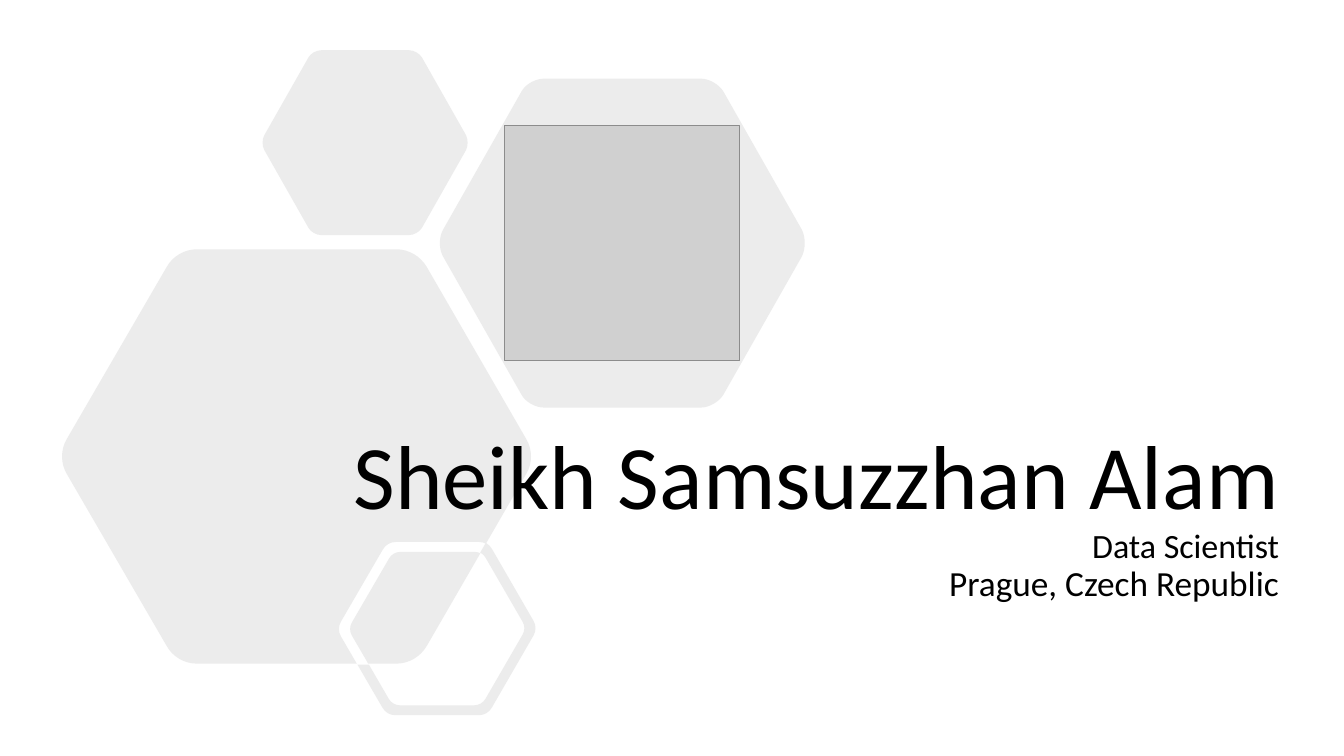
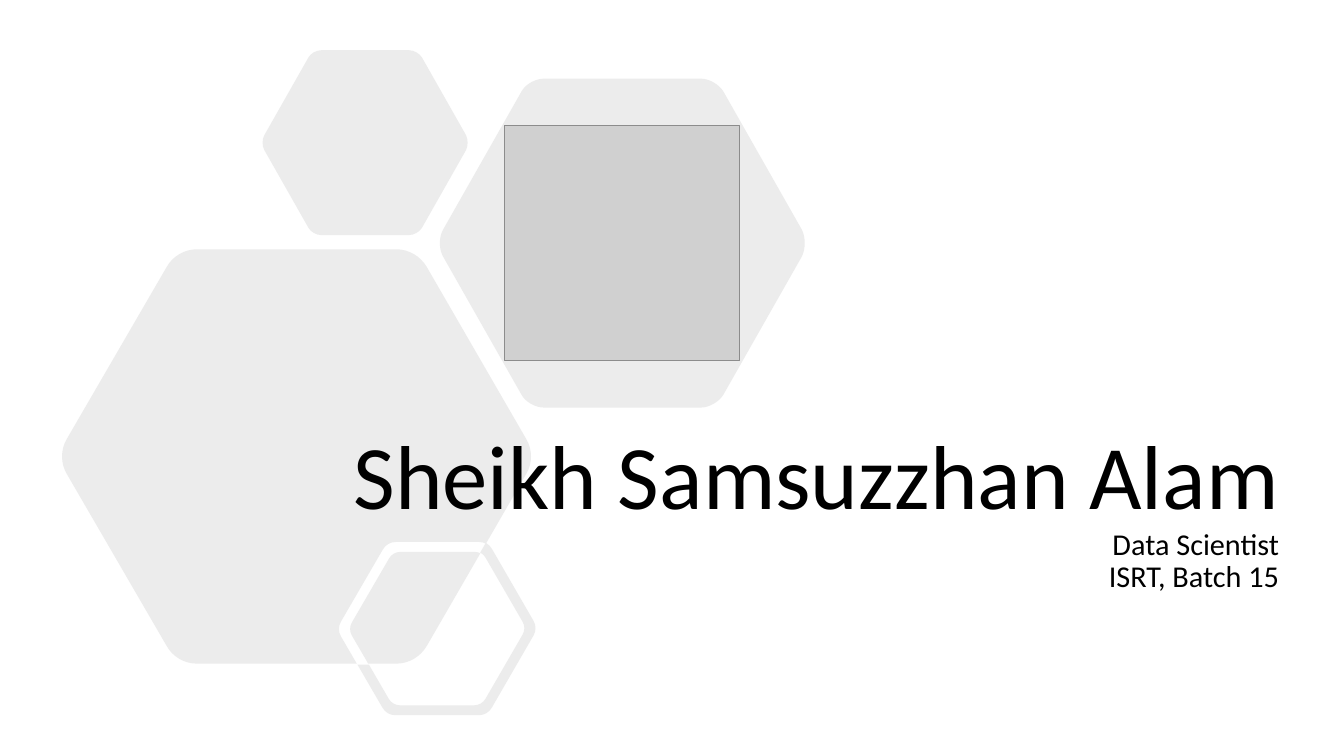
Before and after one commit to DataPsycho/isrt-ds-intro-2021, a slide deck: slide 1 of presentation/Data-Science-Intro.pptx. Drawn at 1344x756 pixels with LibreOffice and Linux fonts; fonts in the diff are those of the drawing; grey boxes stand for pictures. Boxes give left, top, right and bottom in pixels: in the first picture for what was removed or moved away, otherwise in the second. Text is boxed around its words. In the diff, an @@ line names an element or a change of style, - is before the commit and + after.

Commit message:
Adding DS presentation

```diff
--- a/presentation/Data-Science-Intro.pptx
+++ b/presentation/Data-Science-Intro.pptx
@@ title at box(353, 446, 1279, 591): text changed; size 64.8 to 21.6 pt @@
-Sheikh Samsuzzhan Alam
-Data Scientist
-Prague, Czech Republic
+Sheikh Samsuzzhan Alam
+Data Scientist
+ISRT, Batch 15
```
Also in this commit, not shown: 3 other slides changed, 1 slide added.
